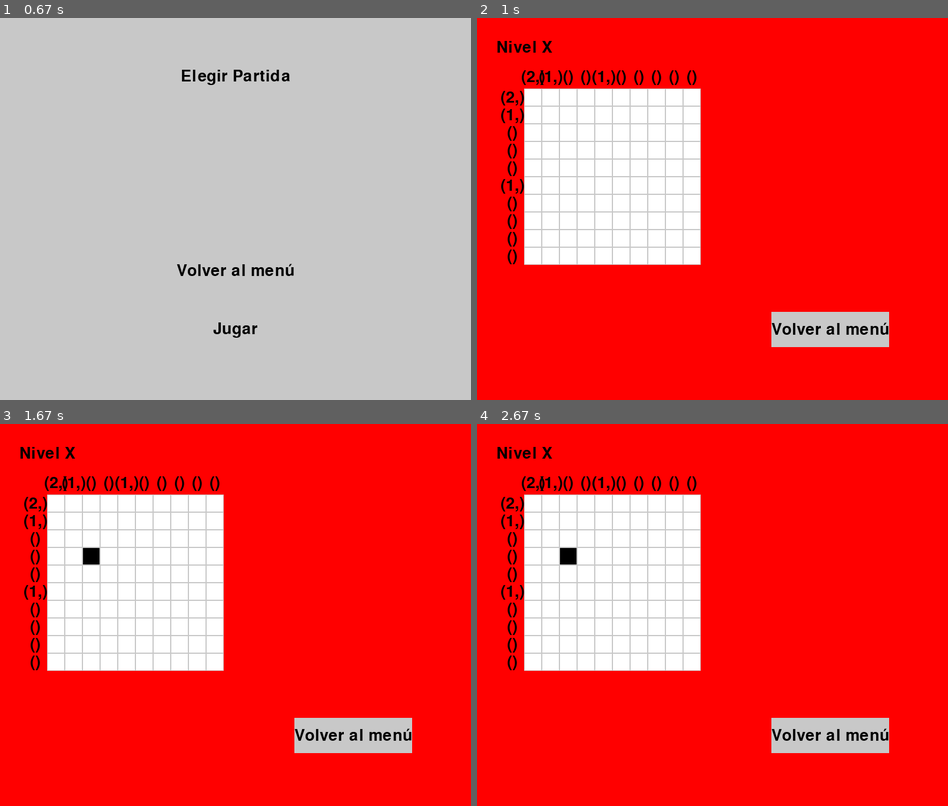
Above: before the commit, frames 1-4 (two rows, left to right).
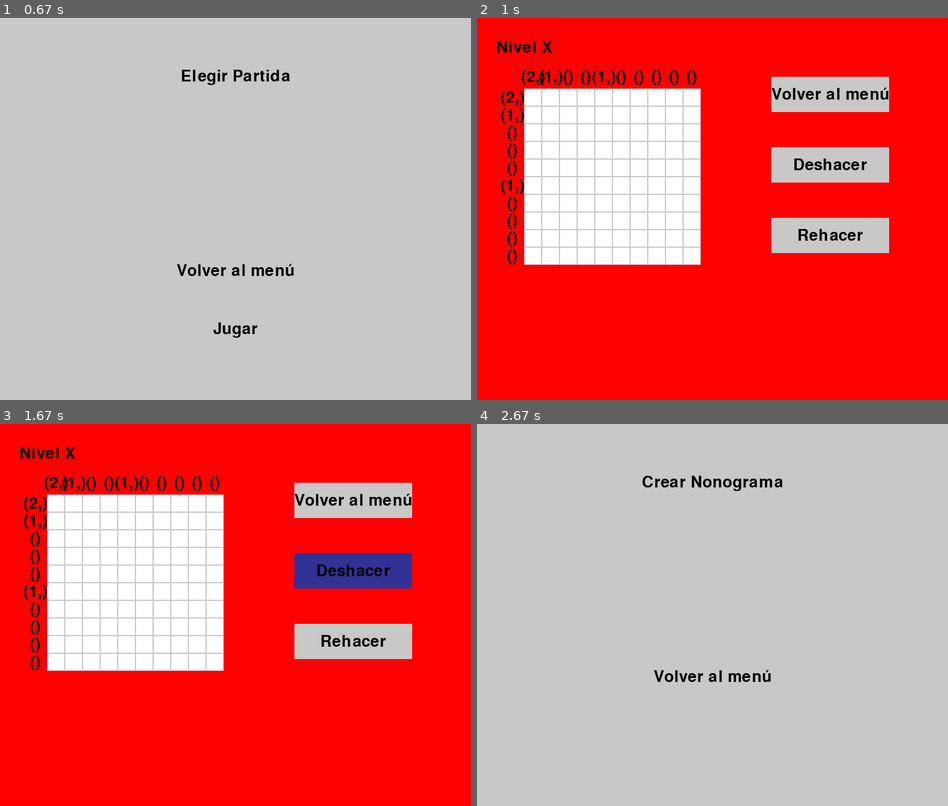
Above: after the commit, the same moments.

Repository: Diego-ipt/Pygame_nonograma
Game: pygame game, started from inicio.py
Two runs of this game, one before a commit and one after it. Both use one fixed random seed, a clock stepped at 60 frames per second and the inputs below.
Inputs (mouse positions are in pixels of both pictures, inside the frame that each line leads up to):
- Up to frame 1 (0.67 s): click (216, 224) at 0.43 s
- Up to frame 2 (1 s): click "Jugar" at 0.73 s
- Up to frame 3 (1.67 s): click (89, 557) at 1.05 s; click (353, 569) at 1.38 s, where only the run after the commit has a clickable "Deshacer"
- Up to frame 4 (2.67 s): click (830, 641) at 1.72 s, where only the run after the commit has a clickable "Rehacer"; click (830, 500) at 2.05 s, where only the run after the commit has a clickable "Volver al menú"; click (712, 706) at 2.42 s, where only the run after the commit has a clickable "Crear Nonograma"

Frame 1 is identical in both runs. In frame 2, 9.2% of the frame differs, in the area x 62-88%, y 15-87%; in frame 3, 9.4%; in frame 4, 96%, in the area x 0-100%, y 0-100%.

Commit message:
feat: clase queueYStack creada. Se crearon metodos de rehacer, deshacer. Se añadieron botones de volver a menu, rehacer y deshacer en el juego

Diff:
--- /dev/null
+++ b/nonograma_core/queueYStack.py
@@ -0,0 +1,30 @@
+from collections import deque
+
+class Queue:
+    def __init__(self):
+        self._elements = deque()
+
+    def enqueue(self, element):
+        self._elements.append(element)
+
+    def dequeue(self):
+        if(len(self._elements) >= 1):
+            return self._elements.popleft()
+
+    def size(self):
+        return len(self._elements)
+
+
+class Stack:
+    def __init__(self):
+        self._elements = deque()
+
+    def push(self, element):
+        self._elements.append(element)
+
+    def pop(self):
+        if(len(self._elements) >= 1):
+            return self._elements.pop()
+
+    def size(self):
+        return len(self._elements)
--- a/nonograma_core/ventana_nonograma.py
+++ b/nonograma_core/ventana_nonograma.py
@@ -1,5 +1,6 @@
 import pygame
 from nonograma_core.colores import *
+from nonograma_core.queueYStack import *
 from enum import Enum
 #default
 class SettingsManager(Enum):
@@ -76,9 +77,11 @@
         self.running = True
         self.font = pygame.font.Font(None, 74)
         self.won = False
+        self.stack = Stack()
+        self.stack_redo = Stack()
 
-    def handle_events(self, offset):
-        for event in pygame.event.get():
+    def handle_events(self, events, offset):
+        for event in events:
             if event.type == pygame.QUIT:
                 self.running = False
             elif event.type == pygame.MOUSEBUTTONDOWN and event.button == 1:
@@ -86,22 +89,35 @@
                 if 0 <= pos[0] < self.window_size and 0 <= pos[1] < self.window_size:
                     if self.board.handle_click(pos):
                         self.won = True
+                    self.stack.push(pos)
 
     def draw_text(self, text, position):
         text_surface = self.font.render(text, True, (255, 0, 0))
         self.surface.blit(text_surface, position)
 
-    def run(self, main_window, x, y):
-        while self.running:
-            self.clock.tick(120)
-            self.handle_events((x, y))
-            self.surface.fill(GRIS)
-            self.board.draw(self.surface)
-            if self.won:
-                return True
-            main_window.blit(self.surface, (x, y))
-            pygame.display.flip()
+    def run(self, main_window, x, y, events):
+        self.handle_events(events, (x, y))
+        self.surface.fill(GRIS)
+        self.board.draw(self.surface)
+        if self.won:
+            return True
+        main_window.blit(self.surface, (x, y))
         return False
+
+    def getCellSize(self):
+        return self.cell_size
+
+    def deshacer(self):
+        if(self.stack.size() > 0):
+            pos_aux = self.stack.pop()
+            self.stack_redo.push(pos_aux)
+            self.board.handle_click(pos_aux)
+
+    def rehacer(self):
+        if(self.stack_redo.size() > 0):
+            pos_aux = self.stack_redo.pop()
+            self.stack.push(pos_aux)
+            self.board.handle_click(pos_aux)
 
 # def main():
 #     pygame.init()
--- a/nonograma_core/ventanas.py
+++ b/nonograma_core/ventanas.py
@@ -79,13 +79,13 @@
     pantalla.fill(ROJO)
     pygame.display.set_caption("Nonograma Game")
     mostrar_texto("Nivel X", fuente, NEGRO, pantalla, 80, 50)
-    boton("Volver al menú", 500, 500, 200, 60, GRIS, AZUL_OSCURO, pantalla, lambda: cambiar_ventana('menu_principal'))
+
     clock = pygame.time.Clock()
     game = Game()
     filas, columnas = procesar_matriz(game.board.matriz_solucion)
     game_position = (80, 120)
 
-    tamano_celda = 30
+    tamano_celda = game.getCellSize()
     offset_x = game_position[0]
     offset_y = game_position[1]
 
@@ -98,12 +98,28 @@
 
     running = True
 
-    # def set_running_false():
-    #     nonlocal running
-    #     running = False
+    while running:
+        events = pygame.event.get()
 
-    while running:
-        if game.run(pantalla, *game_position):
+        for event in events:
+            # detectar clics en botones
+            # si se cambian los botones de posicion, hay q ajustar esto
+            if event.type == pygame.MOUSEBUTTONDOWN:
+                raton = pygame.mouse.get_pos()
+                if 500 <= raton[0] <= 700 and 100 <= raton[1] <= 160:
+                    cambiar_ventana('menu_principal')
+                    running = False
+                elif 500 <= raton[0] <= 700 and 220 <= raton[1] <= 280:
+                    game.deshacer()
+                elif 500 <= raton[0] <= 700 and 340 <= raton[1] <= 400:
+                    game.rehacer()
+
+
+        boton("Volver al menú", 500, 100, 200, 60, GRIS, AZUL_OSCURO, pantalla)
+        boton("Deshacer", 500, 220, 200, 60, GRIS, AZUL_OSCURO, pantalla)
+        boton("Rehacer", 500, 340, 200, 60, GRIS, AZUL_OSCURO, pantalla)
+
+        if game.run(pantalla, *game_position, events=events):
             running = False
             cambiar_ventana('ventana_victoria')
 
